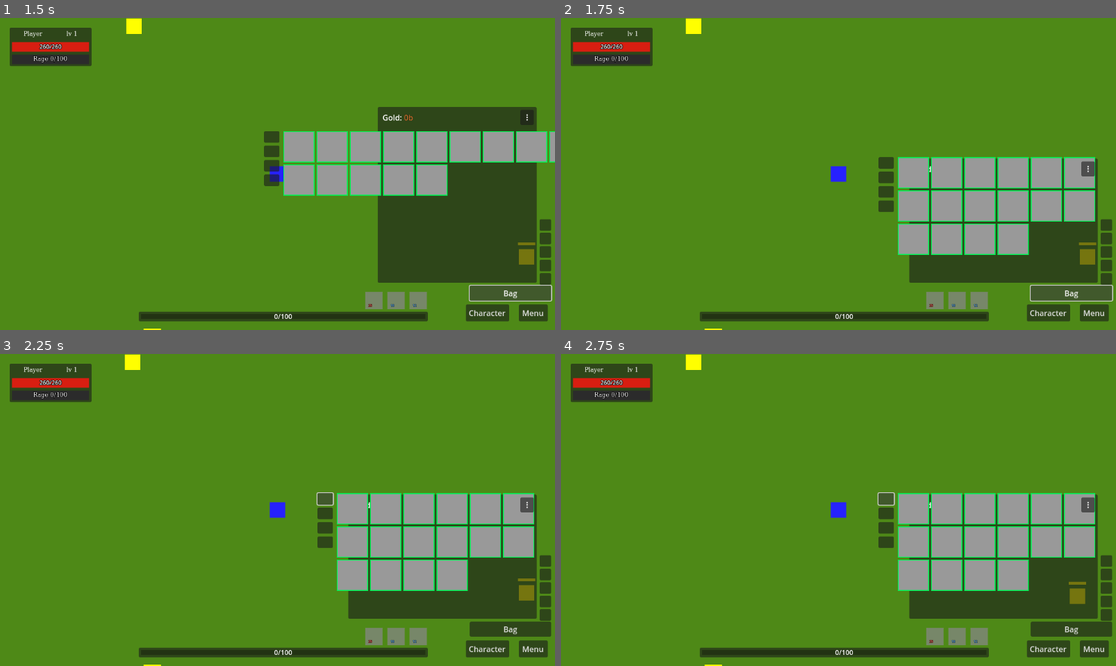
Above: before the commit, frames 1-4 (two rows, left to right).
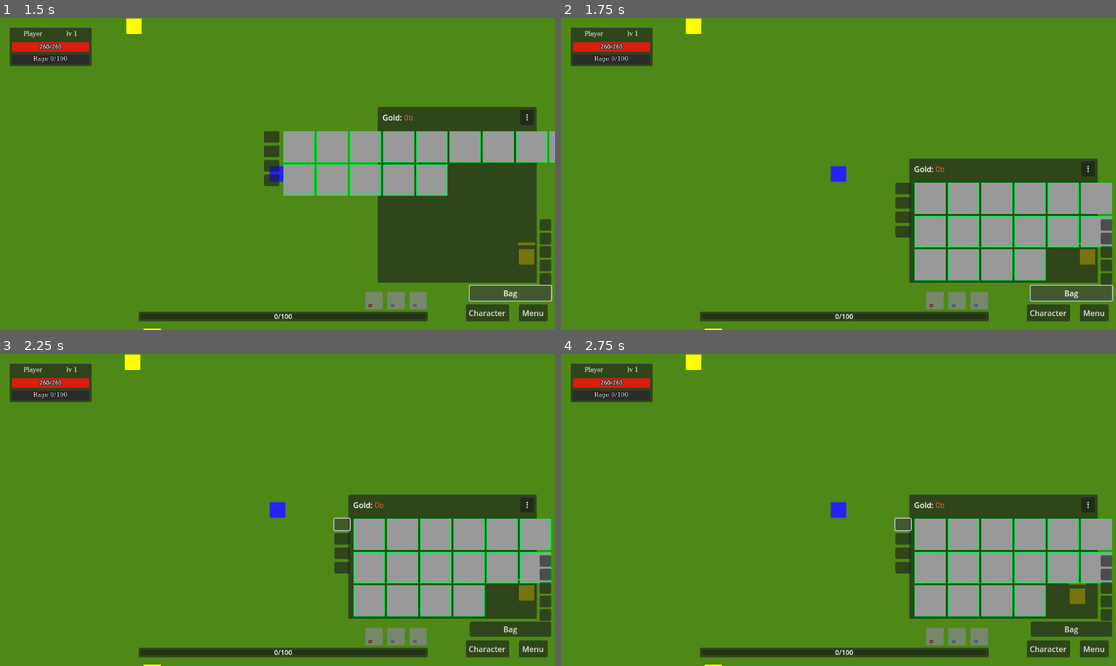
Above: after the commit, the same moments.

Repository: denisshkytko/mmo-mvp-godot
Game: Godot game, scene res://game/scenes/Main.tscn
Two runs of this game, one before a commit and one after it. Both use one fixed random seed, a clock stepped at 60 frames per second and the inputs below. This scene is started directly instead of the project's main scene. The engine's default icon, where the game draws it, is replaced by a stand-in: a white triangle on a blue panel in a dark square.
Inputs (mouse positions are in pixels of both pictures, inside the frame that each line leads up to; where the layout moved, square brackets give the same spot in the first picture):
- Up to frame 1 (1.5 s): drag from (416, 301) to (88, 326) at 0.52 s; click "Bag" at 1.25 s
- Up to frame 2 (1.75 s): no input
- Up to frame 3 (2.25 s): click (344, 525) [327, 497] at 2 s
- Up to frame 4 (2.75 s): no input

Frame 1 is identical in both runs. In frame 2, 10% of the frame differs, in the area x 57-100%, y 44-85%; in frame 3, 10%, in the area x 56-100%, y 44-85%; in frame 4, 10%.

Commit message:
Fix inventory scroll sizing and anchor math

Diff:
--- a/ui/game/hud/inventory_hud.gd
+++ b/ui/game/hud/inventory_hud.gd
@@ -97,7 +97,7 @@
 var _refresh_in_progress: bool = false
 
 # Layout anchor: keep panel growing towards screen center (up + left) from a stable bottom-right point
-var _panel_anchor_br: Vector2 = Vector2.ZERO
+var _panel_anchor_br_local: Vector2 = Vector2.ZERO
 var _panel_anchor_valid: bool = false
 
 # Icon cache for slot buttons
@@ -133,8 +133,7 @@
 	# Capture the bottom-right anchor based on where you placed the panel in the scene.
 	# This anchor will be used for all future resizes so the panel grows up+left.
 	await get_tree().process_frame
-	var rect := panel.get_global_rect()
-	_panel_anchor_br = rect.position + rect.size
+	_panel_anchor_br_local = panel.position + panel.size
 	_panel_anchor_valid = true
 
 func set_player(p: Node) -> void:
@@ -789,26 +788,26 @@
 	var vp_size: Vector2 = get_viewport().get_visible_rect().size
 	if not _panel_anchor_valid:
 		return vp_size
-	var max_panel_w: float = min(vp_size.x, _panel_anchor_br.x)
-	var max_panel_h: float = min(vp_size.y, _panel_anchor_br.y)
+	var max_panel_w: float = min(vp_size.x, _panel_anchor_br_local.x)
+	var max_panel_h: float = min(vp_size.y, _panel_anchor_br_local.y)
 	return Vector2(max_panel_w, max_panel_h)
 
 func _compute_fixed_padding() -> Dictionary:
-	var header_h: float = 50.0
 	var pad_right: float = 5.0
 	var pad_bottom: float = 5.0
-	var pad_left: float = 0.0
-	var pad_top: float = 0.0
-	if grid_scroll != null and panel != null:
-		var grid_pos := grid_scroll.get_global_position() - panel.get_global_position()
-		pad_left = grid_pos.x
-		pad_top = grid_pos.y
+	var left_margin_x: float = 0.0
+	var top_margin_y: float = 0.0
+	var separation: float = 0.0
+	if content != null:
+		left_margin_x = content.position.x
+		top_margin_y = content.position.y
+		separation = float(content.get_theme_constant("separation"))
 	return {
-		"pad_left": pad_left,
-		"pad_top": pad_top,
+		"left_margin_x": left_margin_x,
+		"top_margin_y": top_margin_y,
 		"pad_right": pad_right,
 		"pad_bottom": pad_bottom,
-		"header_h": header_h
+		"separation": separation
 	}
 
 func _compute_layout_for_columns(cols: int, total_slots: int) -> Dictionary:
@@ -818,21 +817,23 @@
 	var grid_min: Vector2 = grid.get_combined_minimum_size()
 	var max_panel: Vector2 = _get_panel_max_size_from_anchor()
 	var pads: Dictionary = _compute_fixed_padding()
-	var pad_left: float = float(pads.get("pad_left", 0.0))
+	var left_margin_x: float = float(pads.get("left_margin_x", 0.0))
+	var top_margin_y: float = float(pads.get("top_margin_y", 0.0))
 	var pad_right: float = float(pads.get("pad_right", 5.0))
 	var pad_bottom: float = float(pads.get("pad_bottom", 5.0))
-	var header_h: float = float(pads.get("header_h", 50.0))
+	var separation: float = float(pads.get("separation", 0.0))
 	var bag_min: Vector2 = bag_slots.get_combined_minimum_size() if bag_slots != null else Vector2.ZERO
 	var scroll_w: float = grid_min.x
 	var scroll_h: float = grid_min.y
 	var content_h: float = max(bag_min.y, scroll_h)
-	var panel_w: float = pad_left + scroll_w + pad_right
-	var panel_h: float = header_h + content_h + pad_bottom
+	var content_w: float = bag_min.x + separation + scroll_w
+	var panel_w: float = left_margin_x + content_w + pad_right
+	var panel_h: float = top_margin_y + content_h + pad_bottom
 	var use_scroll: bool = panel_h > max_panel.y
 	var scroll_view_h: float = scroll_h
 	if use_scroll:
 		panel_h = max_panel.y
-		var available_content_h: float = max_panel.y - header_h - pad_bottom
+		var available_content_h: float = max_panel.y - top_margin_y - pad_bottom
 		scroll_view_h = clamp(available_content_h, 65.0, grid_min.y)
 		content_h = max(bag_min.y, scroll_view_h)
 	var scroll_view_size := Vector2(scroll_w, scroll_view_h)
@@ -861,7 +862,7 @@
 	if not _panel_anchor_valid:
 		return
 	var vp_size: Vector2 = get_viewport().get_visible_rect().size
-	if _panel_anchor_br.x > vp_size.x or _panel_anchor_br.y > vp_size.y:
+	if _panel_anchor_br_local.x > vp_size.x or _panel_anchor_br_local.y > vp_size.y:
 		return
 
 	var current: int = clamp(_grid_columns, 1, 20)
@@ -1969,12 +1970,12 @@
 
 	grid.columns = max(1, _grid_columns)
 	grid.custom_minimum_size = grid_min
-	grid.size = grid_min
 
 	grid_scroll.custom_minimum_size = scroll_view
-	grid_scroll.size = scroll_view
 	grid_scroll.horizontal_scroll_mode = ScrollContainer.SCROLL_MODE_DISABLED
 	grid_scroll.vertical_scroll_mode = ScrollContainer.SCROLL_MODE_SHOW_ALWAYS if use_scroll else ScrollContainer.SCROLL_MODE_DISABLED
+	grid_scroll.size_flags_horizontal = Control.SIZE_SHRINK_BEGIN
+	grid_scroll.size_flags_vertical = Control.SIZE_SHRINK_BEGIN
 
 	var bag_min: Vector2 = bag_slots.get_combined_minimum_size() if bag_slots != null else Vector2.ZERO
 	var separation: float = 0.0
@@ -1982,7 +1983,6 @@
 		separation = float(content.get_theme_constant("separation"))
 	var content_size := Vector2(bag_min.x + separation + scroll_view.x, max(bag_min.y, scroll_view.y))
 	content.custom_minimum_size = content_size
-	content.size = content_size
 
 	panel.custom_minimum_size = panel_size
 	panel.size = panel_size
@@ -2001,6 +2001,7 @@
 	await _ensure_columns_fit_view(total_slots)
 	grid.columns = max(1, _grid_columns)
 	await _update_panel_size_to_fit_grid(total_slots)
+	await get_tree().process_frame
 	await _refresh_layout_anchor()
 	_last_applied_columns = _grid_columns
 	_layout_dirty = false
@@ -2010,20 +2011,20 @@
 	# Keep bottom-right of inventory panel stable, grow up + left (towards screen center).
 	# Capture anchor if it wasn't set yet (normally set in _ready from scene placement).
 	if not _panel_anchor_valid:
-		var rect := panel.get_global_rect()
-		_panel_anchor_br = rect.position + rect.size
+		_panel_anchor_br_local = panel.position + panel.size
 		_panel_anchor_valid = true
 	# After content changes, re-anchor
 	await get_tree().process_frame
-	var rect2 := panel.get_global_rect()
-	var new_pos := _panel_anchor_br - rect2.size
+	var new_pos := _panel_anchor_br_local - panel.size
 	# Clamp so panel can't go off the bottom/right edges.
 	# InventoryHUD isn't necessarily a Control, so get_viewport_rect() may not exist.
 	# Use the Viewport's visible rect instead.
 	var vp_size: Vector2 = get_viewport().get_visible_rect().size
-	new_pos.x = clamp(new_pos.x, 0.0, vp_size.x - rect2.size.x)
-	new_pos.y = clamp(new_pos.y, 0.0, vp_size.y - rect2.size.y)
-	panel.global_position = new_pos
+	var max_x: float = max(0.0, vp_size.x - panel.size.x)
+	var max_y: float = max(0.0, vp_size.y - panel.size.y)
+	new_pos.x = clamp(new_pos.x, 0.0, max_x)
+	new_pos.y = clamp(new_pos.y, 0.0, max_y)
+	panel.position = new_pos
 
 func _format_money_bronze(bronze: int) -> String:
 	bronze = max(0, bronze)
